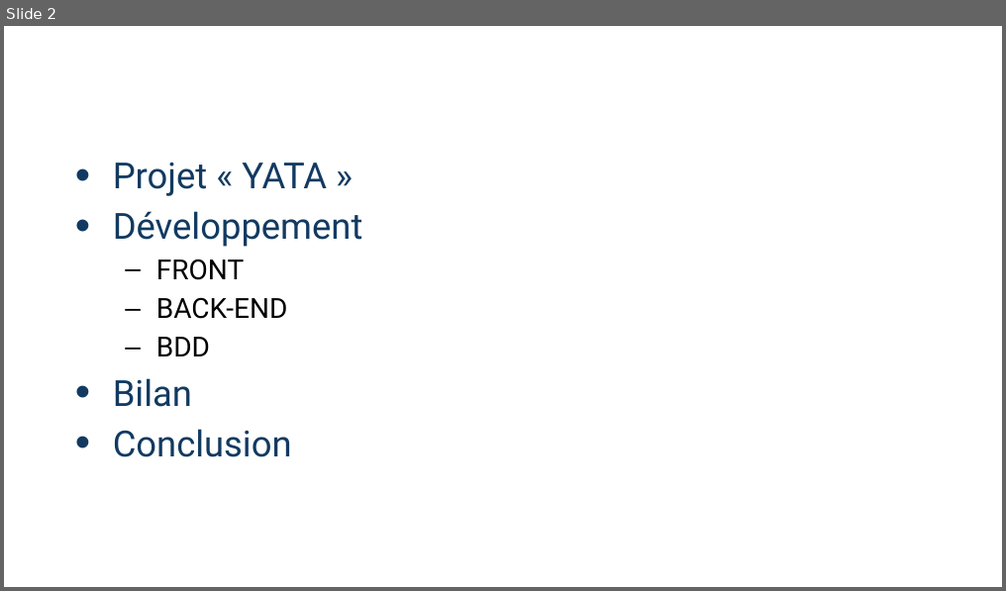
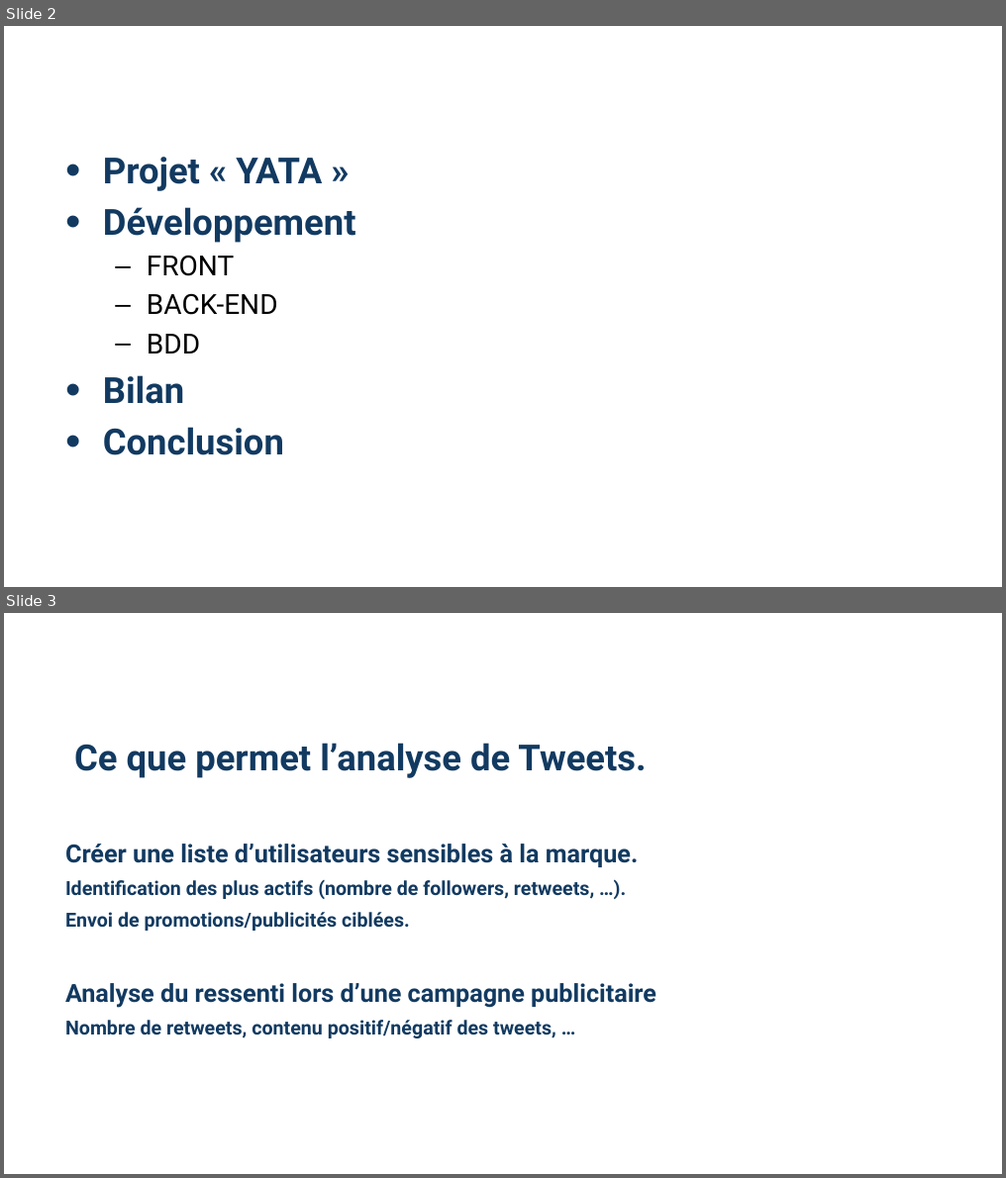
Before and after one commit to Aukraiser/YetAnotherTweetsAnalyzer, a slide deck: docs/Yata.pptx. Shown one above the other, each under a label of ours: slide 2 before the commit, slides 2 and 3 after it. The pictures are 1006x591 and 1006x1178 pixels, drawn with LibreOffice and Linux fonts; fonts in the diff are those of the drawing; background and template pictures are left out. Boxes give left, top, right and bottom in pixels: in the first picture for what was removed or moved away, otherwise in the second. Text is boxed around its words. In the diff, an @@ line names an element or a change of style, - is before the commit and + after.

Commit message:
add slide on tweet analysis

```diff
--- a/docs/Yata.pptx
+++ b/docs/Yata.pptx
@@ slide 3 added at [4,613,1002,1174], background picture (left out) @@
@@ text added at [39,652,427,682], 15 pt, text #FFFFFF, bold @@
+Projet « YATA »
@@ text added at [65,743,656,1039], 14 pt, text #123A61, bold @@
+Ce que permet l’analyse de Tweets.
+Créer une liste d’utilisateurs sensibles à la marque.
+Identification des plus actifs (nombre de followers, retweets, …).
+Envoi de promotions/publicités ciblées.
+Analyse du ressenti lors d’une campagne publicitaire
+Nombre de retweets, contenu positif/négatif des tweets, …
@@ slide 2 changed as well @@
@@ text "Projet « YATA »" at [103,157,356,456]: bold on in "Projet « YATA »", "Développement", "Bilan", "Conclusion" @@
```
Also in this commit, not shown: 5 other slides changed.
